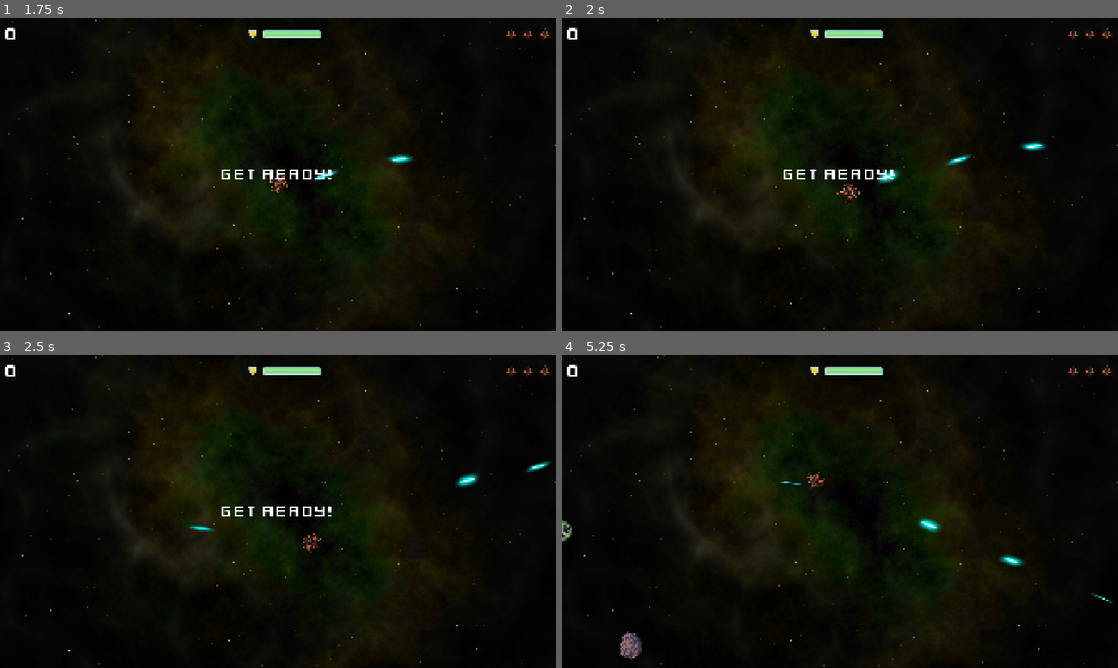
Above: before the commit, frames 1-4 (two rows, left to right).
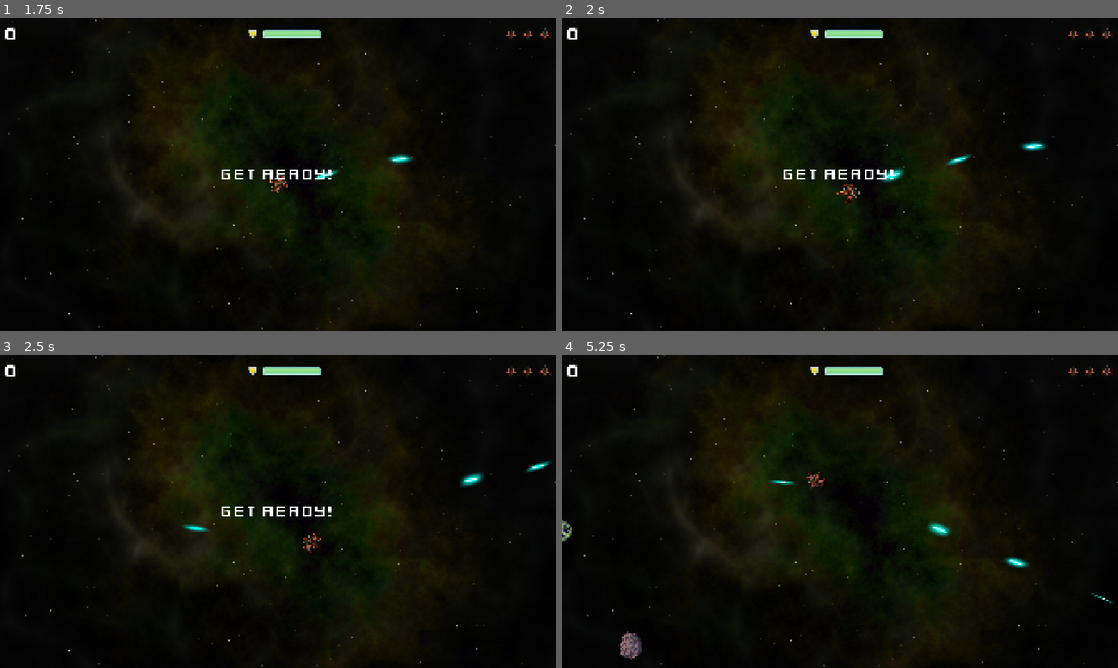
Above: after the commit, the same moments.

Repository: Caique-BR/space-rocks
Game: Godot game, scene res://menu/menu.tscn
The game is run twice, just before and just after one commit, with the same random seed, the same clock (stepped at 60 frames per second) and the same inputs.
Inputs (mouse positions are in pixels of both pictures, inside the frame that each line leads up to):
- Up to frame 1 (1.75 s): click "Start" at 0.5 s; tap Enter at 1.25 s; move the mouse to (400, 158) at 1.27 s; hold W (thrust) from 1.28 s (still down); hold Space (shoot) from 1.28 s (still down)
- Up to frame 2 (2 s): keep holding W (thrust); keep holding Space (shoot)
- Up to frame 3 (2.5 s): move the mouse to (166, 527) at 2.02 s; release W (thrust) at 2.03 s; release Space (shoot) at 2.03 s; tap Space (shoot) at 2.1 s
- Up to frame 4 (5.25 s): move the mouse to (895, 442) at 2.77 s; hold Space (shoot) 2.78-3.53 s; hold W (thrust) 2.78-4.28 s; move the mouse to (812, 574) at 3.52 s; tap Space (shoot) at 3.6, 5.1 s; move the mouse to (1006, 558) at 4.27 s; hold Space (shoot) 4.28-5.03 s; move the mouse to (673, 464) at 5.02 s

Frame 1 is identical in both runs. In frame 2, 0.1% of the frame differs, in the area x 56-62%, y 47-54%; in frame 3, 0.2%; in frame 4, 0.4%, in the area x 37-85%, y 40-68%.

Commit message:
jesus updated it

Diff:
--- a/main/main.gd
+++ b/main/main.gd
@@ -11,17 +11,6 @@
 var level = 0
 var score = 0
 var playing = false
-
-func _ready(): # determins the asteroid spawn point
-	screensize = get_viewport().get_visible_rect().size
-
-	new_game()
-
-	###### DEBUG
-	if DEBUGGING:
-		$ExplosionSound.volume_db = -100
-		$LevelupSound.volume_db = -100
-		$Music.volume_db = -100
 
 func spawn_asteroid(size, pos = null, vel = null):
 	if pos == null:
@@ -37,19 +26,6 @@
 	a.screensize = screensize
 	a.start(pos, vel, size)
 	a.exploded.connect(self._on_asteroid_exploded)
-
-func _on_asteroid_exploded(size, radius, pos, vel): #dupes the asteroids that gets shot
-	$ExplosionSound.play()
-	score += 1
-	if size <= 1: $HUD.update_score(score)
-	else:
-		for offset in [-1, 1]:
-			var dir = $Player.position.direction_to(pos).orthogonal() * offset
-
-			var newpos = pos + dir * radius
-			var newvel = dir * vel.length() * 1.1
-			spawn_asteroid(size - 1, newpos, newvel)
-			$HUD.update_score(score)
 
 func new_game(): # starts the game when receiving the "start_game" signal
 	$Player.show()
@@ -72,16 +48,29 @@
 
 	for i in level: spawn_asteroid(3)
 
+func game_over():
+	playing = false
+	$HUD.game_over()
+	$Music.stop()
+
+## BUILT-IN
+
+func _ready(): # determins the asteroid spawn point
+	screensize = get_viewport().get_visible_rect().size
+
+	new_game()
+
+	###### DEBUG
+	if DEBUGGING:
+		$ExplosionSound.volume_db = -100
+		$LevelupSound.volume_db = -100
+		$Music.volume_db = -100
+
 func _process(_delta): # changes the level when all the asteroids are destroyed in the currente level
 	if not playing:
 		return
 	if get_tree().get_nodes_in_group("asteroids").size() == 0:
 		new_level()
-
-func game_over():
-	playing = false
-	$HUD.game_over()
-	$Music.stop()
 
 func _input(event): # pause game func
 	if event.is_action_pressed("pause"):
@@ -95,6 +84,22 @@
 			message.text = ""
 			message.hide()
 
+## SIGNAL HANDLERS
+
+func _on_asteroid_exploded(size, radius, pos, vel): #dupes the asteroids that gets shot
+	$ExplosionSound.play()
+	score += 1
+	if size <= 2:
+		$HUD.update_score(score)
+	else:
+		for offset in [-1, 1]:
+			var dir = $Player.position.direction_to(pos).orthogonal() * offset
+
+			var newpos = pos + dir * radius
+			var newvel = dir * vel.length() * 1.1
+			spawn_asteroid(size - 1, newpos, newvel)
+			$HUD.update_score(score)
+
 func _on_enemy_timer_timeout(): # enemy spawn
 	var e = enemy_scene.instantiate()
 	add_child(e)
--- /dev/null
+++ b/player/components/player_input_component.gd
@@ -0,0 +1,25 @@
+class_name PlayerInputComponent
+extends Node
+
+@export var player : Player;
+@export var rear_exhaust : CPUParticles2D
+@export var engine_sound : AudioStreamPlayer
+
+func get_input(): # reads the player input and applies it to the ship
+	rear_exhaust.emitting = false
+	player.thrust = Vector2.ZERO
+
+	if player.state in [player.DEAD, player.INIT]: return
+
+	if Input.is_action_pressed("thrust"):
+		rear_exhaust.emitting = true
+		player.thrust = player.transform.x * player.engine_power
+		if not engine_sound.playing: engine_sound.play()
+	else: engine_sound.stop()
+
+	if Input.is_action_pressed("shoot") and player.can_shoot: player.shoot()
+
+## BUILT-IN
+
+func _process(_delta: float) -> void:
+	get_input()
--- a/player/player.gd
+++ b/player/player.gd
@@ -102,20 +102,6 @@
 			$EngineSound.stop()
 	state = new_state
 
-func get_input(): # reads the player input and applies it to the ship
-	$RearExhaust.emitting = false
-	thrust = Vector2.ZERO
-
-	if state in [DEAD, INIT]: return
-
-	if Input.is_action_pressed("thrust"):
-		$RearExhaust.emitting = true
-		thrust = transform.x * engine_power
-		if not $EngineSound.playing: $EngineSound.play()
-	else: $EngineSound.stop()
-
-	if Input.is_action_pressed("shoot") and can_shoot: shoot()
-
 ######################## BUILT-IN METHODS
 
 func _ready():
@@ -124,7 +110,6 @@
 	$GunCooldown.wait_time = fire_rate
 
 func _process(delta): # executes the player input
-	get_input()
 	shield += shield_regen * delta
 
 func _physics_process(_delta):
--- a/player/player.tscn
+++ b/player/player.tscn
@@ -6,6 +6,8 @@
 [ext_resource type="PackedScene" uid="uid://b4yrsqg6hy4nm" path="res://generic/explosion.tscn" id="4_yw30f"]
 [ext_resource type="AudioStream" uid="uid://jrp3gj72c0t6" path="res://assets/sounds/laser.ogg" id="5_g6k8r"]
 [ext_resource type="AudioStream" uid="uid://u8tjqsmo33hg" path="res://assets/sounds/engine.ogg" id="6_boad6"]
+[ext_resource type="Script" uid="uid://c8r28mx4wq1r5" path="res://components/health_component.gd" id="7_boad6"]
+[ext_resource type="Script" uid="uid://delb4ia663h6v" path="res://player/components/player_input_component.gd" id="8_rgyib"]
 
 [sub_resource type="Curve" id="Curve_g6k8r"]
 _data = [Vector2(0, 1), 0.0, 0.0, 0, 0, Vector2(1, 0.17166424), 0.0, 0.0, 0, 0]
@@ -124,6 +126,17 @@
 [node name="EngineSound" type="AudioStreamPlayer" parent="." unique_id=1321843519]
 stream = ExtResource("6_boad6")
 
+[node name="HealthComponent" type="Node" parent="." unique_id=1302177192]
+script = ExtResource("7_boad6")
+metadata/_custom_type_script = "uid://c8r28mx4wq1r5"
+
+[node name="PlayerInputComponent" type="Node" parent="." unique_id=261053269 node_paths=PackedStringArray("player", "rear_exhaust", "engine_sound")]
+script = ExtResource("8_rgyib")
+player = NodePath("..")
+rear_exhaust = NodePath("../RearExhaust")
+engine_sound = NodePath("../EngineSound")
+metadata/_custom_type_script = "uid://delb4ia663h6v"
+
 [connection signal="body_entered" from="." to="." method="_on_body_entered"]
 [connection signal="timeout" from="InvulnerabilityTimer" to="." method="_on_invulnerability_timer_timeout"]
 [connection signal="timeout" from="GunCooldown" to="." method="_on_gun_cooldown_timeout"]
Not shown, added: player/components/player_input_component.gd.uid
